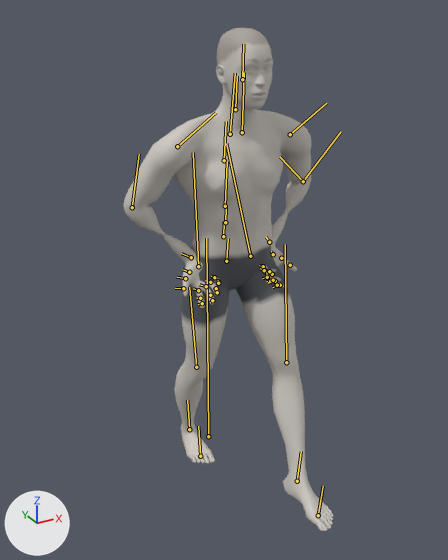
One commit to the glTF model exports/forward-lunge.glb: the scene before it, then after it.
Camera for both pictures: a 50 mm camera at (-1.073, -2.095, 1.826) aimed at (-0.082, -0.294, 0.925). The lights are fixed; the arrows at lower left show +X, +Y and +Z. The older version comes first. Both versions are drawn at frame 29 of the action 'forward-lunge_left'; the numbers are the values there. The bones that change, and the others that lie on the model, are drawn over the model as lines.
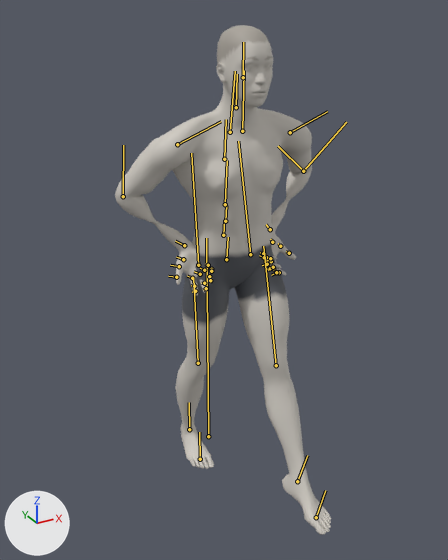
Patch to the scene script:
```diff
--- a/exports/forward-lunge.glb.py
+++ b/exports/forward-lunge.glb.py
@@ bone_upperarm_l @@
 bone_upperarm_l = bpy.data.objects['Body'].pose.bones['upperarm_l']  # child of 'clavicle_l'
-bone_upperarm_l.rotation_quaternion = (0.808, -0.174, -0.38, -0.416)  # degrees (3, -49, -56)
+bone_upperarm_l.rotation_quaternion = (0.796, -0.161, -0.332, -0.481)  # degrees (5, -43, -64)
@@ bone_lowerarm_l @@
 bone_lowerarm_l = bpy.data.objects['Body'].pose.bones['lowerarm_l']  # child of 'upperarm_l'
-bone_lowerarm_l.rotation_quaternion = (0.942, 0.123, -0.268, 0.161)  # degrees (10, -33, 16)
+bone_lowerarm_l.rotation_quaternion = (0.911, 0.131, -0.316, 0.232)  # degrees (7, -39, 26)
@@ bone_upperarm_r @@
 bone_upperarm_r = bpy.data.objects['Body'].pose.bones['upperarm_r']  # child of 'clavicle_r'
-bone_upperarm_r.rotation_quaternion = (0.808, 0.174, 0.38, -0.416)  # degrees (-3, 49, -56)
+bone_upperarm_r.rotation_quaternion = (0.796, 0.161, 0.332, -0.481)  # degrees (-5, 43, -64)
@@ bone_lowerarm_r @@
 bone_lowerarm_r = bpy.data.objects['Body'].pose.bones['lowerarm_r']  # child of 'upperarm_r'
-bone_lowerarm_r.rotation_quaternion = (0.942, -0.123, 0.268, 0.161)  # degrees (-10, 33, 16)
+bone_lowerarm_r.rotation_quaternion = (0.911, -0.131, 0.316, 0.232)  # degrees (-7, 39, 26)
@@ bone_thigh_l @@
 bone_thigh_l = bpy.data.objects['Body'].pose.bones['thigh_l']  # child of 'pelvis'
-bone_thigh_l.rotation_quaternion = (0.966, -0.003, 0.065, 0.25)  # degrees (2, 7, 29)
+bone_thigh_l.rotation_quaternion = (0.963, -0.067, 0.073, 0.249)  # degrees (-5, 10, 29)
@@ bone_calf_l @@
 bone_calf_l = bpy.data.objects['Body'].pose.bones['calf_l']  # child of 'thigh_l'
-bone_calf_l.rotation_quaternion = (0.991, -0.132, -0.002, 0.012)  # degrees (-15, 0, 1)
+bone_calf_l.rotation_quaternion = (1.0, -0.018, 0.0, 0.021)  # degrees (-2, 0, 2)
@@ bone_foot_l @@
 bone_foot_l = bpy.data.objects['Body'].pose.bones['foot_l']  # child of 'calf_l'
-bone_foot_l.rotation_quaternion = (0.965, 0.12, 0.013, -0.234)  # degrees (13, 5, -27)
+bone_foot_l.rotation_quaternion = (0.947, 0.052, 0.003, -0.317)  # degrees (6, 2, -37)
@@ bone_ball_l @@
 bone_ball_l = bpy.data.objects['Body'].pose.bones['ball_l']  # child of 'foot_l'
-bone_ball_l.rotation_quaternion = (1.0, 0.0, 0.0, 0.0)  # degrees (0, 0, 0)
+bone_ball_l.rotation_quaternion = (1.0, -0.001, -0.003, 0.027)  # degrees (0, 0, 3)
@@ bone_thigh_r @@
 bone_thigh_r = bpy.data.objects['Body'].pose.bones['thigh_r']  # child of 'pelvis'
-bone_thigh_r.rotation_quaternion = (0.997, 0.038, -0.071, 0.002)  # degrees (4, -8, 0)
+bone_thigh_r.rotation_quaternion = (0.996, 0.055, -0.071, -0.019)  # degrees (6, -8, -3)
@@ bone_calf_r @@
 bone_calf_r = bpy.data.objects['Body'].pose.bones['calf_r']  # child of 'thigh_r'
-bone_calf_r.rotation_quaternion = (0.991, 0.046, -0.018, -0.122)  # degrees (5, -1, -14)
+bone_calf_r.rotation_quaternion = (0.996, 0.017, -0.011, -0.079)  # degrees (2, -1, -9)
@@ bone_foot_r @@
 bone_foot_r = bpy.data.objects['Body'].pose.bones['foot_r']  # child of 'calf_r'
-bone_foot_r.rotation_quaternion = (0.964, -0.08, 0.057, 0.245)  # degrees (-7, 9, 28)
+bone_foot_r.rotation_quaternion = (0.986, -0.067, 0.044, 0.145)  # degrees (-7, 6, 16)
```

Where the change shows, as pixel boxes [x1, y1, x2, y2] in the pictures (448 x 560 px):
'Mesh_0', posed
    before: [123, 28, 334, 531]
    after: [115, 25, 331, 535]
bone 'upperarm_l', root to tip
    before: (290, 134) to (326, 103)
    after: (290, 132) to (327, 111)
bone 'lowerarm_l', root to tip
    before: (303, 181) to (341, 131)
    after: (303, 171) to (346, 122)
bone 'upperarm_r', root to tip
    before: (177, 146) to (216, 112)
    after: (177, 144) to (221, 121)
bone 'lowerarm_r', root to tip
    before: (132, 207) to (139, 154)
    after: (123, 196) to (123, 145)
bone 'thigh_l', root to tip
    before: (250, 256) to (226, 143)
    after: (250, 254) to (238, 141)
bone 'calf_l', root to tip
    before: (286, 362) to (285, 244)
    after: (276, 365) to (263, 246)
bone 'foot_l', root to tip
    before: (297, 481) to (301, 451)
    after: (297, 481) to (307, 455)
bone 'ball_l', root to tip
    before: (318, 515) to (323, 486)
    after: (316, 517) to (325, 490)
bone 'thigh_r', root to tip
    before: (198, 266) to (193, 152)
    after: (198, 265) to (191, 153)
bone 'calf_r', root to tip
    before: (196, 367) to (189, 287)
    after: (198, 363) to (193, 278)
bone 'foot_r', root to tip
    before: (189, 429) to (187, 400)
    after: (189, 429) to (189, 402)
